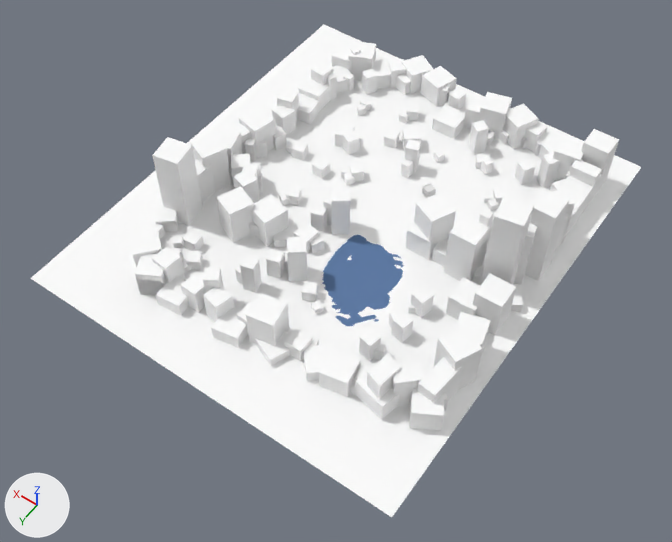
One commit to the Blender file environment.blend: the scene before it, then after it.
Both versions are drawn from a 50 mm lens placed at (-268.0, 469.0, 584.0), pointed at (2.0, 91.0, -10.0). The lights are fixed; the arrows at lower left show +X, +Y and +Z.

Objects in the first picture: 'Plane.001', 'Watter Surface', 'largebuilding.004', 'largebuilding.024', 'largebuilding.026', 'largebuilding.029', 'largebuilding.035', 'largebuilding.040', 'largebuilding.093', 'largebuilding.095', 'largebuilding.114', 'largebuilding.136', 'largebuilding.167'.
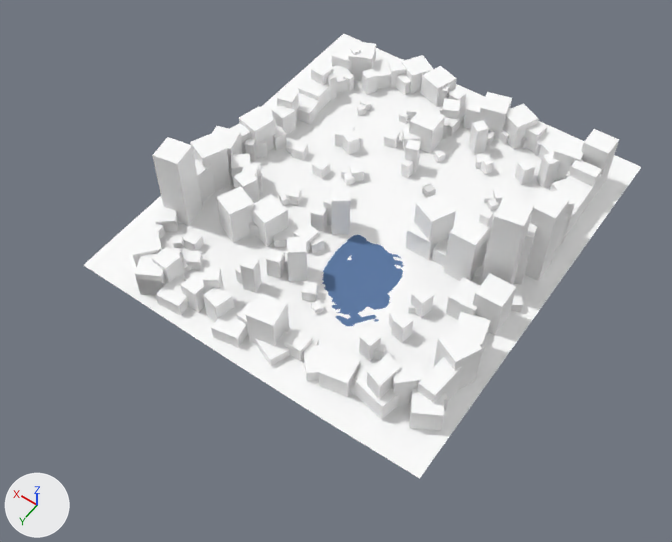
Commit message: Added another death trap....

Changed parts and their boxes [x1, y1, x2, y2] in the pictures (672 x 542 px; the box of a moved part takes in the faces that stretch with it):
'Plane.001', reshaped (9% narrower, 10% shorter)
    before: [31, 25, 641, 517]
    after: [84, 34, 641, 479]
'largebuilding.195', added
    after: [409, 106, 445, 154]
'largebuilding.035', moved, rescaled
    before: [432, 105, 465, 139]
    after: [446, 116, 461, 136]
'largebuilding.197', added
    after: [442, 98, 461, 119]
part 1 of me_plane_033, moved or reshaped
    before: [31, 25, 468, 517]
    after: [84, 34, 468, 479]

Patch to the scene script:
```diff
--- a/environment.blend.py
+++ b/environment.blend.py
@@ me_plane_033 @@
 me_plane_033.from_pydata(...)  # 1118 vertices, 1043 faces; spans x -152.0..190.0, y -151.0..244.0, z -4.0..0.0
 # used by ob_plane_001; location = (0.0, 0.0, -1.0)
-me_plane_033.vertices[1].co = (190.0, -151.0, 0.0)  # pixel (323, 24)
-me_plane_033.vertices[2].co = (-152.0, 244.0, 0.0)  # pixel (391, 517)
-me_plane_033.vertices[3].co = (190.0, 244.0, 0.0)  # pixel (30, 278)
-me_plane_033.vertices[5].co = (19.0, 244.0, 0.0)  # pixel (194, 387)
-me_plane_033.vertices[6].co = (-67.0, 244.0, 0.0)  # pixel (288, 449)
-me_plane_033.vertices[9].co = (190.0, 46.0, 0.0)  # pixel (194, 136)
-me_plane_033.vertices[12].co = (190.0, 145.0, 0.0)  # pixel (117, 202)
-me_plane_033.vertices[1110].co = (190.0, -53.0, 0.0)  # pixel (262, 77)
-me_plane_033.vertices[1114].co = (104.0, 244.0, 0.0)  # pixel (109, 330)
+# me_plane_033 part 1
+me_plane_033.vertices[1].co = (165.0, -151.0, 0.0)  # pixel (343, 33)
+me_plane_033.vertices[2].co = (-152.0, 209.0, 0.0)  # pixel (419, 478)
+me_plane_033.vertices[3].co = (166.0, 210.0, 0.0)  # pixel (83, 265)
+me_plane_033.vertices[5].co = (20.0, 211.0, 0.0)  # pixel (222, 355)
+me_plane_033.vertices[6].co = (-68.0, 211.0, 0.0)  # pixel (317, 416)
+me_plane_033.vertices[9].co = (166.0, 46.0, 0.0)
+me_plane_033.vertices[12].co = (166.0, 145.0, 0.0)  # pixel (138, 215)
+me_plane_033.vertices[1110].co = (166.0, -53.0, 0.0)  # pixel (283, 87)
+me_plane_033.vertices[1114].co = (105.0, 210.0, 0.0)  # pixel (138, 301)
 me_plane_033.materials.append(mat_ground)
@@ ob_largebuilding_035 @@
 ob_largebuilding_035 = bpy.data.objects.new('largebuilding.035', me_cube_017)
-ob_largebuilding_035.location = (10.6, -97.1, 9.6)
+ob_largebuilding_035.location = (10.6, -95.2, 3.5)
 ob_largebuilding_035.rotation_euler = (0.0, 0.0, -6.258)  # degrees (0, 0, -359)
-ob_largebuilding_035.scale = (11.2, 11.2, 11.2)
+ob_largebuilding_035.scale = (7.72, 7.72, 37.7)
@@ ob_largebuilding_195 @@
+ob_largebuilding_195 = bpy.data.objects.new('largebuilding.195', me_cube_214.copy())  # the mesh of ob_largebuilding_103
+ob_largebuilding_195.location = (18.2, -68.4, 9.6)
+ob_largebuilding_195.rotation_euler = (0.0, 0.0, -6.22)  # degrees (0, 0, -356)
+ob_largebuilding_195.scale = (11.2, -11.2, 11.2)
@@ ob_largebuilding_196 @@
+ob_largebuilding_196 = bpy.data.objects.new('largebuilding.196', me_cube_216.copy())  # the mesh of ob_largebuilding_105
+ob_largebuilding_196.location = (12.2, -83.8, -5.0)
+ob_largebuilding_196.rotation_euler = (0.0, 0.0, -0.444)  # degrees (0, 0, -25)
+ob_largebuilding_196.scale = (5.28, -5.28, -20.1)
@@ ob_largebuilding_197 @@
+ob_largebuilding_197 = bpy.data.objects.new('largebuilding.197', me_cube_217.copy())  # the mesh of ob_largebuilding_106
+ob_largebuilding_197.location = (14.2, -103.2, 5.9)
+ob_largebuilding_197.rotation_euler = (0.0, 0.0, -0.444)  # degrees (0, 0, -25)
+ob_largebuilding_197.scale = (11.2, -11.2, 11.2)
```
